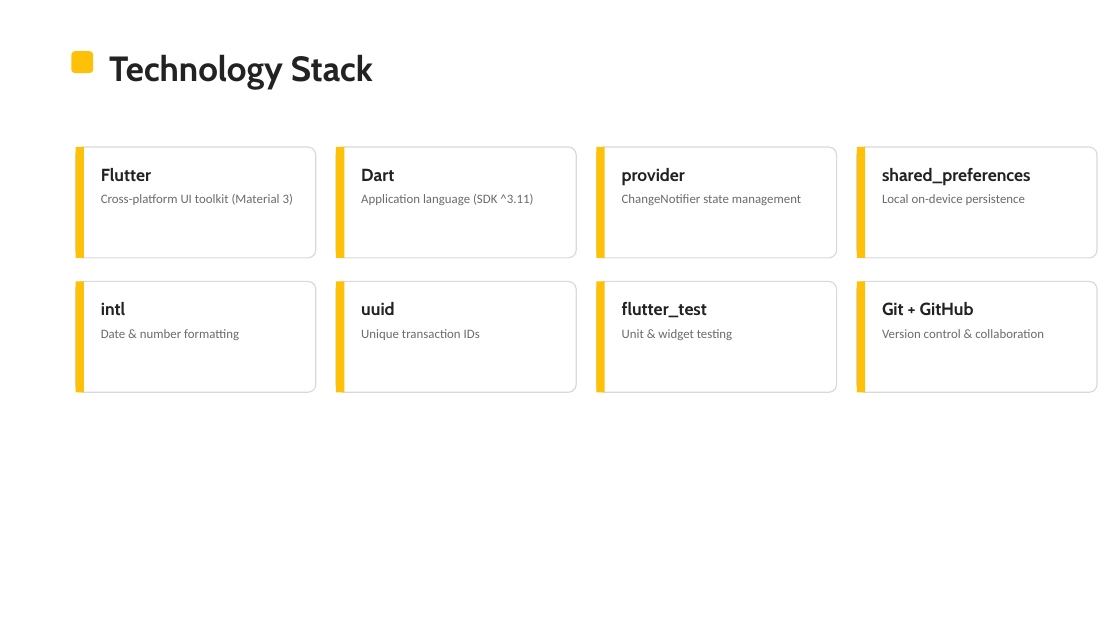
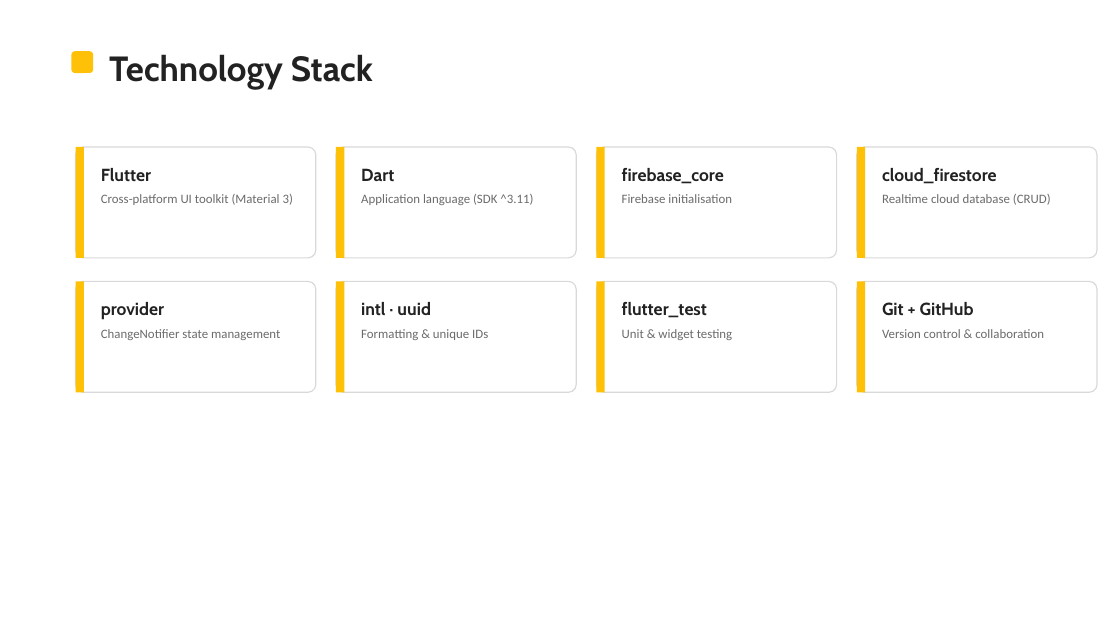
Before and after one commit to LBBT-God/expense-tracker, a slide deck: slide 7 of docs/My_Wallet_Presentation.pptx. Drawn at 1120x630 pixels with LibreOffice and Linux fonts; fonts in the diff are those of the drawing. Boxes give left, top, right and bottom in pixels: in the first picture for what was removed or moved away, otherwise in the second. Text is boxed around its words. In the diff, an @@ line names an element or a change of style, - is before the commit and + after.

Commit message:
Migrate data layer to Cloud Firestore; add Firebase setup, manual & updated docs
- Replace shared_preferences with firebase_core + cloud_firestore
- Add lib/firebase_options.dart (web) for the shared Firebase project
- Realtime snapshot listener for transactions; budget in settings/app
- Update tests to use fake_cloud_firestore (12 passing)
- Update README, project report and slides to reflect Firebase
- Add docs/USER_MANUAL.md (setup & demo guide for the team)

```diff
--- a/docs/My_Wallet_Presentation.pptx
+++ b/docs/My_Wallet_Presentation.pptx
@@ text at (x1=622, y1=168, x2=732, y2=203): text changed @@
-provider
-ChangeNotifier state management
+firebase_core
+Firebase initialisation
@@ text at (x1=882, y1=168, x2=1051, y2=205): text changed @@
-shared_preferences
-Local on-device persistence
+cloud_firestore
+Realtime cloud database (CRUD)
@@ text at (x1=101, y1=302, x2=280, y2=340): text changed @@
-intl
-Date & number formatting
+provider
+ChangeNotifier state management
@@ text at (x1=361, y1=302, x2=488, y2=340): text changed @@
-uuid
-Unique transaction IDs
+intl · uuid
+Formatting & unique IDs
```
Also in this commit, not shown: 10 other slides changed, 15 other files.
